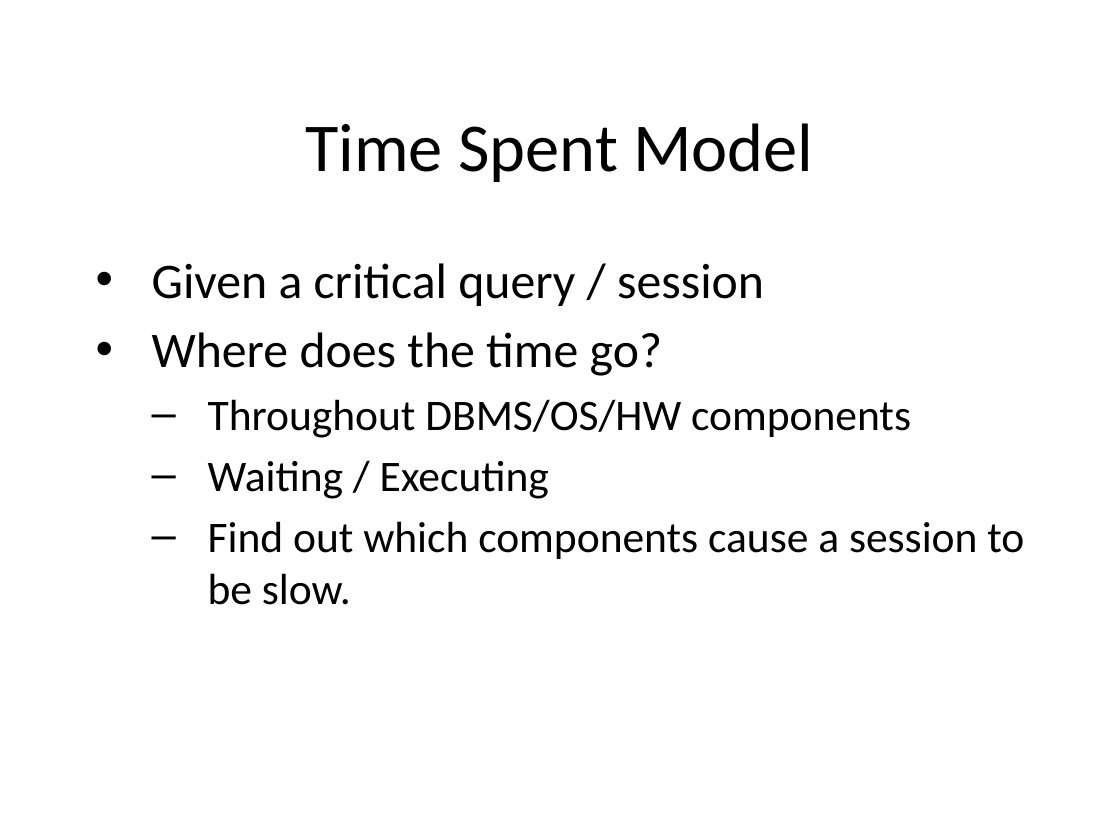
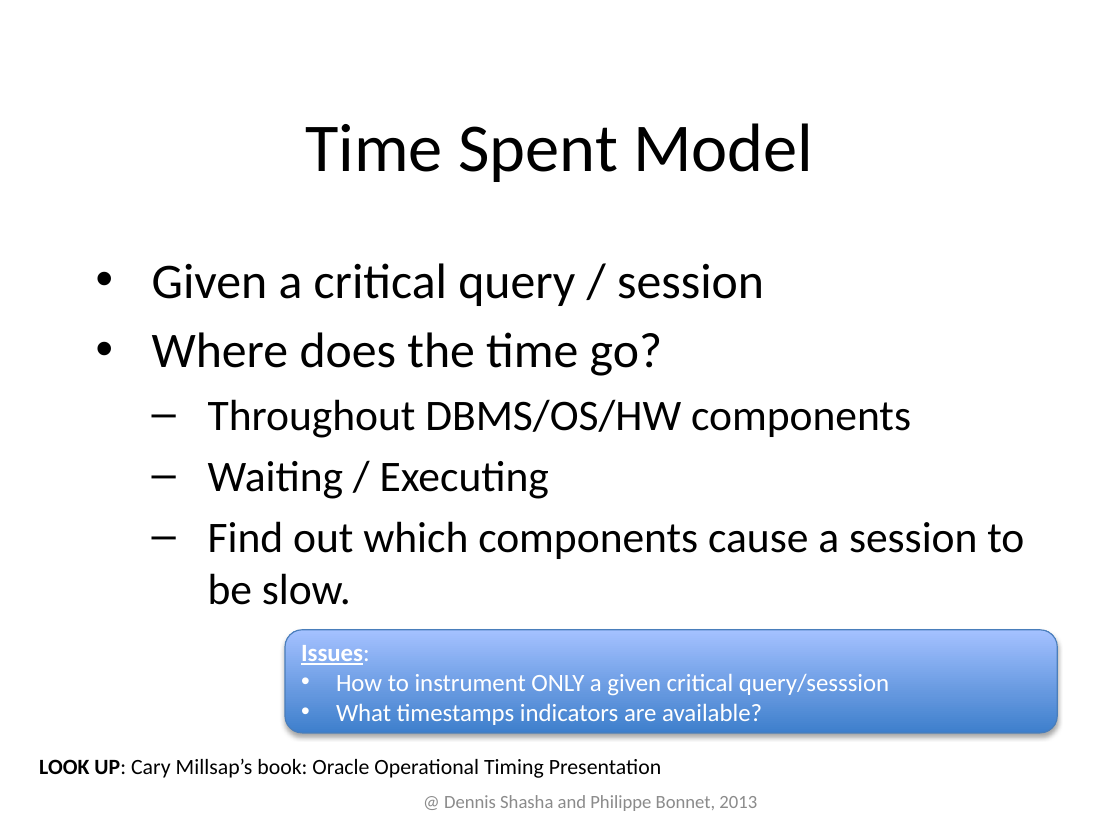
Before and after one commit to phbonnet/tuning, a slide deck: slide 19 of Slides/Troubleshooting.pptx (slide 18 before the commit). Drawn at 1120x840 pixels with LibreOffice and Linux fonts; fonts in the diff are those of the drawing. Boxes give left, top, right and bottom in pixels: in the first picture for what was removed or moved away, otherwise in the second. Text is boxed around its words. In the diff, an @@ line names an element or a change of style, - is before the commit and + after.

```diff
--- a/Slides/Troubleshooting.pptx
+++ b/Slides/Troubleshooting.pptx
@@ rounded rectangle added at (x1=284, y1=629, x2=1057, y2=732), fill gradient #3F80CE to #A4C4FF, outline #4B7EBC 0.75 pt, 16 pt, text #FFFFFF @@
+Issues:
+• How to instrument ONLY a given critical query/sesssion
+• What timestamps indicators are available?
@@ text added at (x1=39, y1=758, x2=661, y2=778), 14 pt, text #000000 @@
+LOOK UP: Cary Millsap’s book: Oracle Operational Timing Presentation
@@ text added at (x1=444, y1=795, x2=757, y2=811), 12 pt, text #8C8C8C @@
+@ Dennis Shasha and Philippe Bonnet, 2013
```
Also in this commit, not shown: 8 other slides changed, 3 slides added, 1 slide removed, 1 other file.
